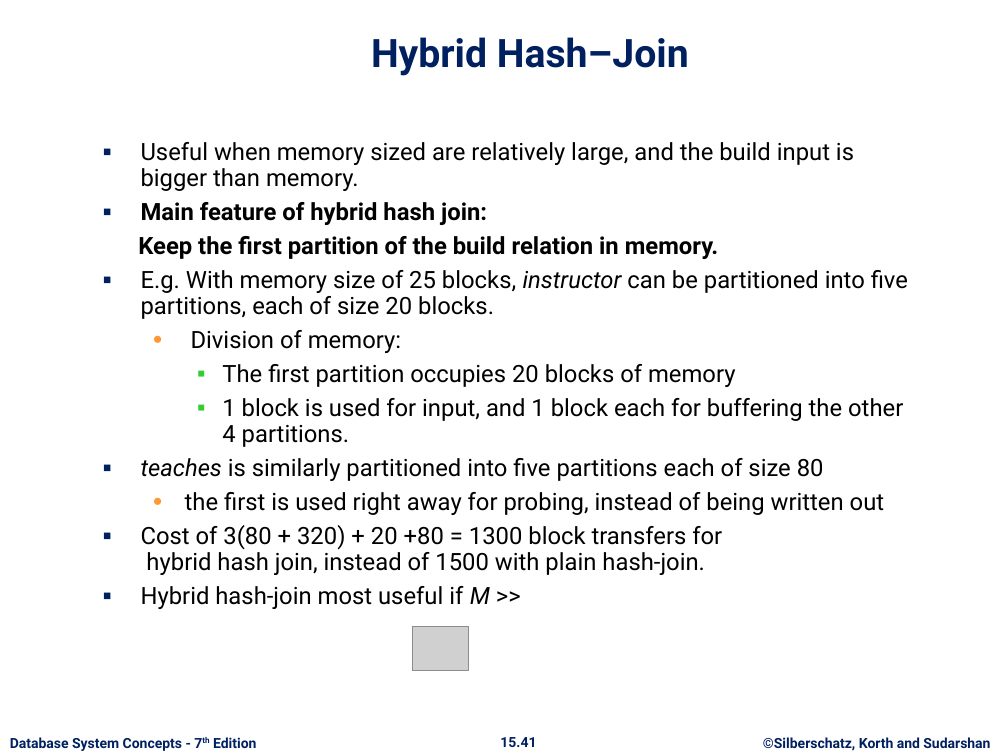
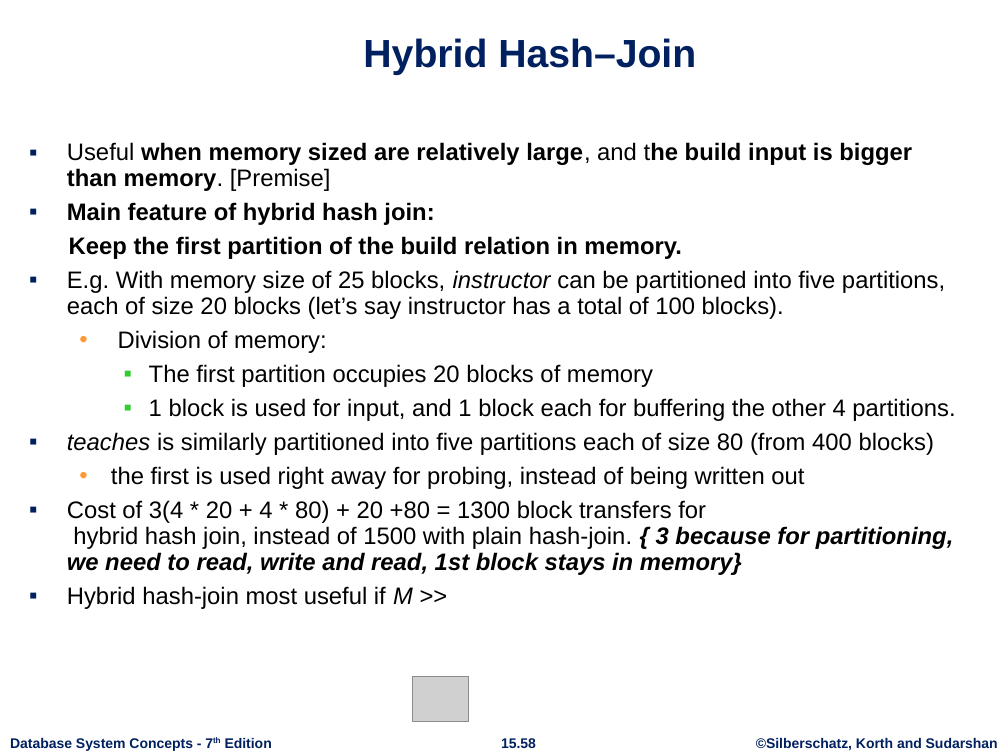
Before and after one commit to rizveeredwan/course-contents, a slide deck: slide 58 of CSE-3104/ch15.pptx (slide 41 before the commit). Drawn at 1008x756 pixels with LibreOffice and Linux fonts; fonts in the diff are those of the drawing; grey boxes stand for pictures; background and template pictures are left out. Boxes give left, top, right and bottom in pixels: in the first picture for what was removed or moved away, otherwise in the second. Text is boxed around its words. In the diff, an @@ line names an element or a change of style, - is before the commit and + after.

```diff
--- a/CSE-3104/ch15.pptx
+++ b/CSE-3104/ch15.pptx
@@ title "Hybrid Hash–Join" at (363,38,696,75): font Roboto to Arial @@
@@ text "Useful when memory sized are ...": place and size @@
-text "Useful when memory sized are ..." at (138,142,908,609)
+text "Useful when memory sized are ..." at (67,142,955,609)
@@ text at (67,142,912,191): text changed; font Roboto to Arial; bold on @@
-▪ Useful when memory sized are relatively large, and the build input is bigger than memory.
+▪ Useful when memory sized are relatively large, and the build input is bigger than memory. [Premise]
@@ text at (67,202,955,609): font Roboto to Arial in "Main feature of hybrid hash join:", "Keep the first partition of the build ...", "Division of memory:", "The first partition occupies 20 blocks of ..." and 3 more places @@
@@ text at (67,270,945,319): text changed; font Roboto to Arial @@
-▪ E.g. With memory size of 25 blocks, instructor can be partitioned into five partitions, each of size 20 blocks.
+▪ E.g. With memory size of 25 blocks, instructor can be partitioned into five partitions, each of size 20 blocks (let’s say instructor has a total of 100 blocks).
@@ text at (67,432,935,455): text changed; font Roboto to Arial @@
-▪ teaches is similarly partitioned into five partitions each of size 80
+▪ teaches is similarly partitioned into five partitions each of size 80 (from 400 blocks)
@@ text at (67,500,954,575): text changed; font Roboto to Arial @@
-▪ Cost of 3(80 + 320) + 20 +80 = 1300 block transfers for
-  hybrid hash join, instead of 1500 with plain hash-join.
+▪ Cost of 3(4 * 20 + 4 * 80) + 20 +80 = 1300 block transfers for
+  hybrid hash join, instead of 1500 with plain hash-join. { 3 because for partitioning, we need to read, write and read, 1st block stays in memory}
@@ picture removed at (412,627,468,671) @@
@@ picture added at (412,677,468,722) @@
@@ text "Database System Concepts - 7th ..." at (10,738,272,751): font Roboto to Arial; less space between paragraphs @@
@@ page number at (501,738,536,748): text changed; font Roboto to Arial @@
-15.41
+15.58
@@ text "©Silberschatz, Korth and Sudarshan" at (756,738,998,751): font Roboto to Arial; less space between paragraphs @@
```
Also in this commit, not shown: 62 other slides changed, 17 slides added.
